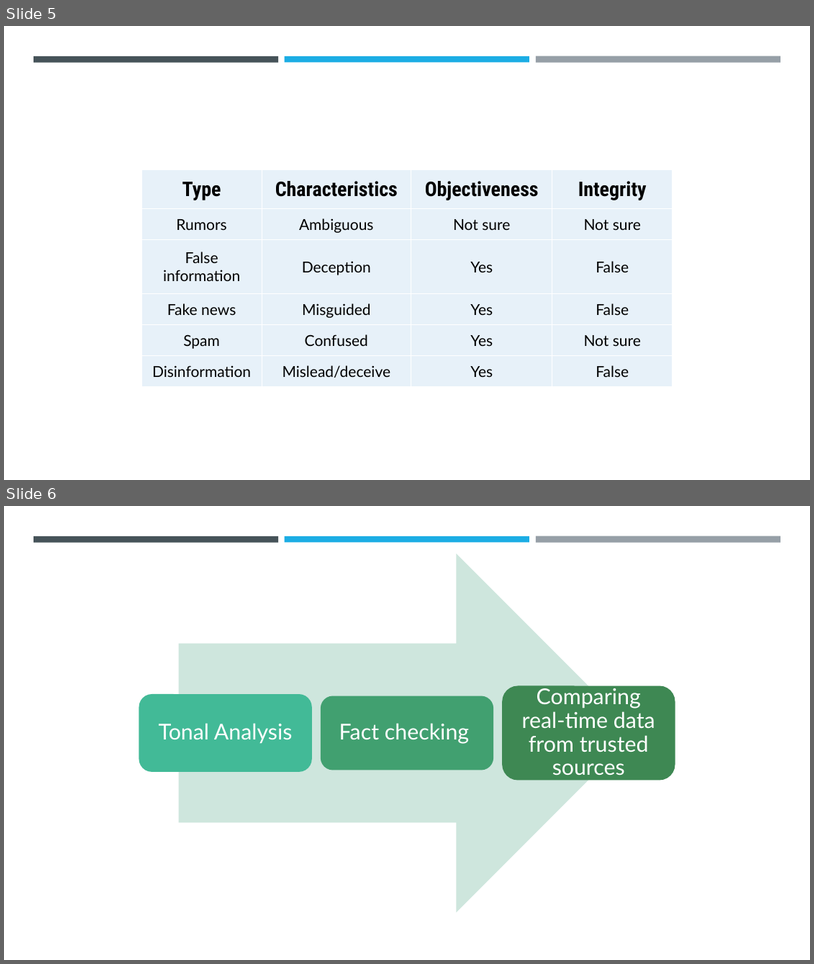
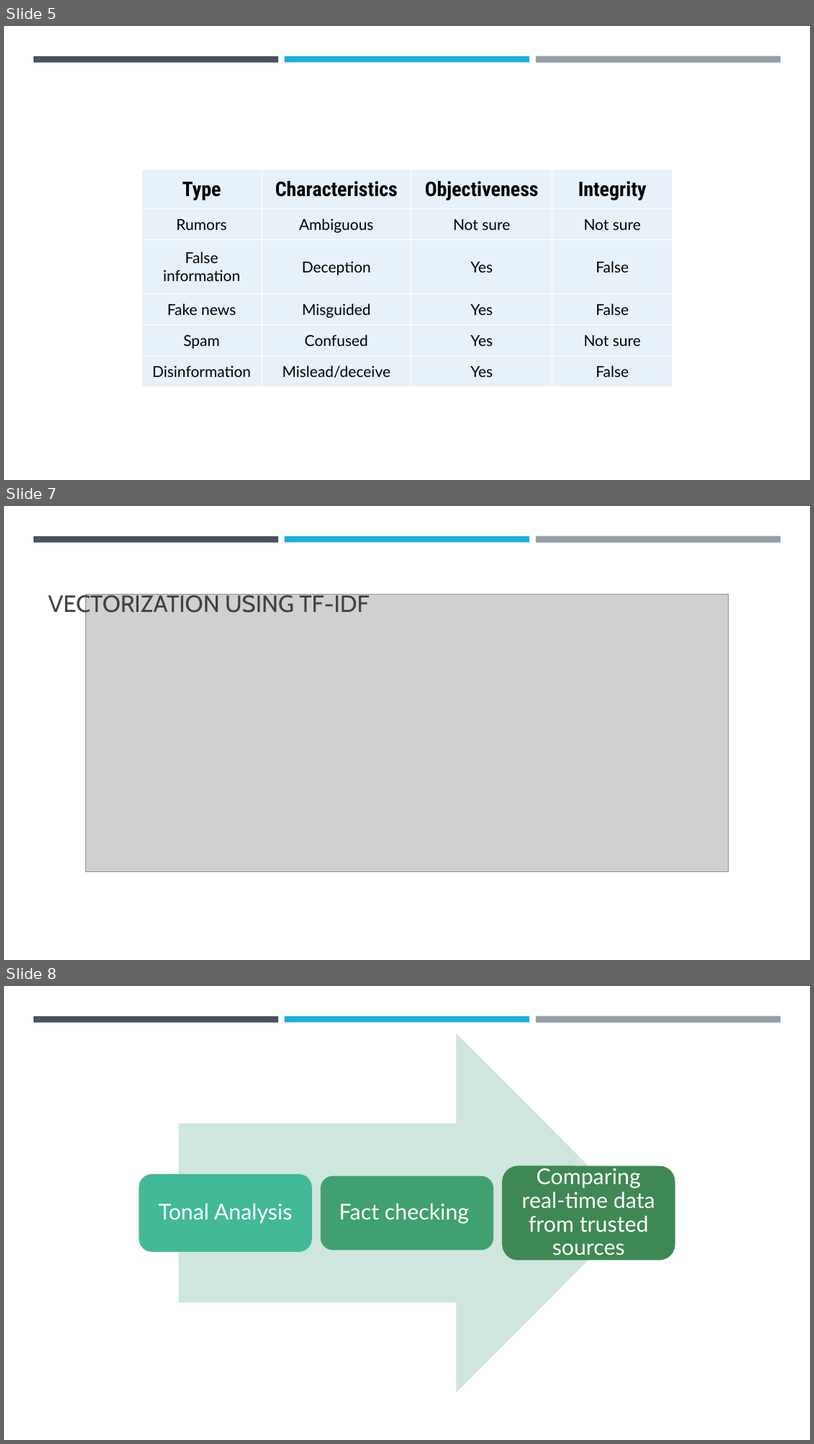
Before and after one commit to nandam2003/daksh_hackthon, a slide deck: NNN.pptx. Shown one above the other, each under a label of ours: slides 5 and 6 before the commit, slides 5, 7 and 8 after it; the slides between them are not shown. The pictures are 814x964 and 814x1444 pixels, drawn with LibreOffice and Linux fonts; fonts in the diff are those of the drawing; grey boxes stand for pictures. Boxes give left, top, right and bottom in pixels: in the first picture for what was removed or moved away, otherwise in the second. Text is boxed around its words. In the diff, an @@ line names an element or a change of style, - is before the commit and + after.

```diff
--- a/NNN.pptx
+++ b/NNN.pptx
@@ slide 7 added at (4, 506, 810, 960), background #FFFFFF; not listed: 3 template elements that a slide beside it also shows @@
@@ title added at (48, 592, 369, 618), 28 pt, text #404040 @@
+VECTORIZATION USING TF-IDF
@@ picture added at (85, 595, 729, 871) @@
@@ what was slide 6 is now slide 8 @@
```
Also in this commit, not shown: 4 other slides added, 2 other files.
